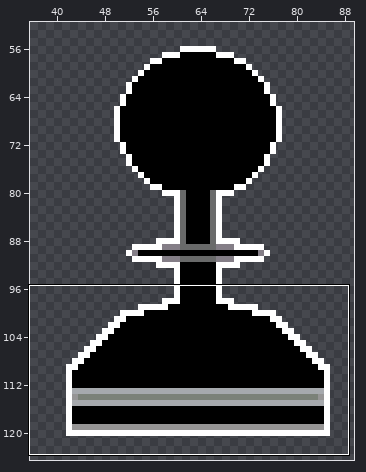
Edited in one commit: pixel-art file (aseprite/Pawn_Black.aseprite). The picture above shows the old version from afar; the outline marks the close-up.
Close-up. Earlier state:
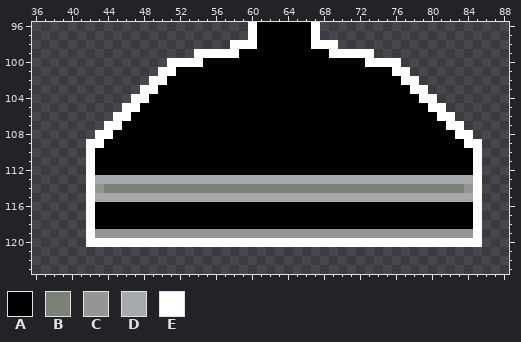
128x128 pixels, 1 frame. Shown: x 36..88, y 96..123. The wide view leaves out empty margins.
Palette (. is transparent): A #000000  B #7b8178  C #969595  D #a6a9ad  E #ffffff
Pixels before, first column x 42:
 96 ..................EAAAAAAE..................
 97 ..................EAAAAAAE..................
 98 ................EEEAAAAAAEEE................
 99 ............EEEEEAAAAAAAAAAEEEEE............
100 .........EEEEAAAAAAAAAAAAAAAAAAEEEE.........
101 ........EEAAAAAAAAAAAAAAAAAAAAAAAAEE........
102 .......EEAAAAAAAAAAAAAAAAAAAAAAAAAAEE.......
103 ......EEAAAAAAAAAAAAAAAAAAAAAAAAAAAAEE......
104 .....EEAAAAAAAAAAAAAAAAAAAAAAAAAAAAAAEE.....
105 ....EEAAAAAAAAAAAAAAAAAAAAAAAAAAAAAAAAEE....
106 ...EEAAAAAAAAAAAAAAAAAAAAAAAAAAAAAAAAAAEE...
107 ..EEAAAAAAAAAAAAAAAAAAAAAAAAAAAAAAAAAAAAEE..
108 .EEAAAAAAAAAAAAAAAAAAAAAAAAAAAAAAAAAAAAAAEE.
109 EEAAAAAAAAAAAAAAAAAAAAAAAAAAAAAAAAAAAAAAAAEE
110 EAAAAAAAAAAAAAAAAAAAAAAAAAAAAAAAAAAAAAAAAAAE
111 EAAAAAAAAAAAAAAAAAAAAAAAAAAAAAAAAAAAAAAAAAAE
112 EAAAAAAAAAAAAAAAAAAAAAAAAAAAAAAAAAAAAAAAAAAE
113 EDDDDDDDDDDDDDDDDDDDDDDDDDDDDDDDDDDDDDDDDDDE
114 ECBBBBBBBBBBBBBBBBBBBBBBBBBBBBBBBBBBBBBBBBCE
115 EDDDDDDDDDDDDDDDDDDDDDDDDDDDDDDDDDDDDDDDDDDE
116 EAAAAAAAAAAAAAAAAAAAAAAAAAAAAAAAAAAAAAAAAAAE
117 EAAAAAAAAAAAAAAAAAAAAAAAAAAAAAAAAAAAAAAAAAAE
118 EAAAAAAAAAAAAAAAAAAAAAAAAAAAAAAAAAAAAAAAAAAE
119 ECCCCCCCCCCCCCCCCCCCCCCCCCCCCCCCCCCCCCCCCCCE
120 EEEEEEEEEEEEEEEEEEEEEEEEEEEEEEEEEEEEEEEEEEEE
New version:
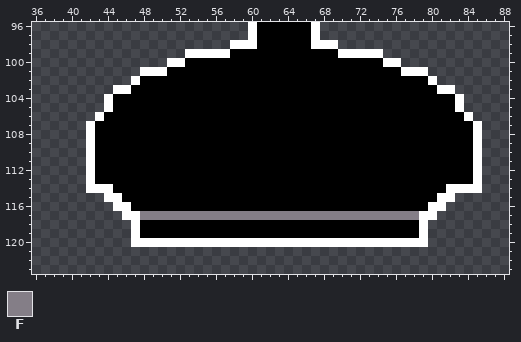
Colours new in this view: F #847e87
What changed:
Colour A is added in row 102 at x 48 and 79; in row 103 at x 47 and 80; in row 104 at x 45 to 46 and 81 to 82; in row 105 at x 45 and 82; in row 106 at x 44 and 83; in row 107 at x 43 and 84.
Colour A replaces colour B in row 114 at x 45 to 81.
Colour A replaces colour C in row 119 at x 48 to 78.
Colour A replaces colour D in row 113 at x 43 to 84; in row 115 at x 46 to 80.
Colour A replaces colour E in row 99 at x 58 and 69; in row 100 at x 53 to 54 and 73 to 74; in row 101 at x 51 and 76; in row 102 at x 49 to 50 and 77 to 78; in row 103 at x 48 to 49 and 78 to 79; in row 104 at x 47 to 48 and 79 to 80.
Colour A replaces colour E in row 105 at x 46 to 47 and 80 to 81; in row 106 at x 45 to 46 and 81 to 82; in row 107 at x 44 to 45 and 82 to 83; in row 108 at x 43 to 44 and 83 to 84; in row 109 at x 43 and 84.
Colour E is added in row 99 at x 53 and 74; in row 101 at x 48 to 49 and 78 to 79; in row 102 at x 47 and 80; in row 103 at x 45 to 46 and 81 to 82; in rows 104 to 105 at x 44 and 83; in row 106 at x 43 and 84.
Colour E is added in rows 107 to 108 at x 42 and 85.
Colour E replaces colour A in row 116 at x 45 to 46 and 80 to 81; in row 117 at x 46 to 47 and 79 to 80; in row 118 at x 47 and 79.
Colour E replaces colour B in row 114 at x 44 and 82 to 83.
Colour E replaces colour C in row 114 at x 43 and 84; in row 119 at x 47 and 79.
Colour E replaces colour D in row 115 at x 44 to 45 and 81 to 82.
Colour F replaces colour A in row 117 at x 48 to 78.
The author cleared colour A in row 116 at x 43 to 44 and 82 to 84; in row 117 at x 43 to 45 and 81 to 84; in row 118 at x 43 to 46 and 80 to 84.
The author cleared colour C in row 119 at x 43 to 46 and 80 to 84.
The author cleared colour D in row 115 at x 43 and 83 to 84.
The author cleared colour E in rows 115 to 119 at x 42 and 85; in row 120 at x 42 to 46 and 80 to 85.
Boxes around the changes in both close-ups, in picture pixels (x1, y1, x2, y2):
changed: (86, 49, 482, 247)
